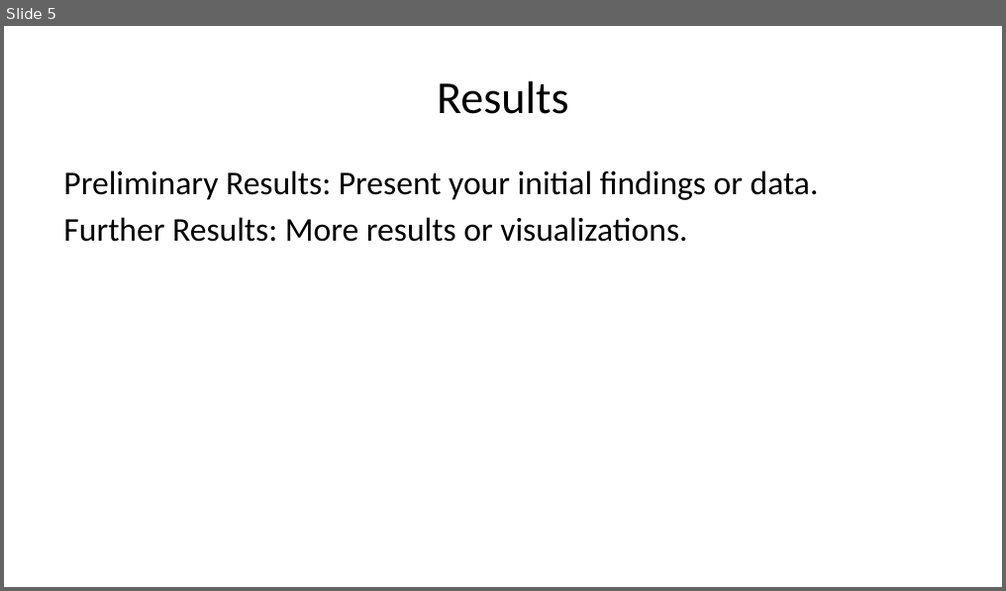
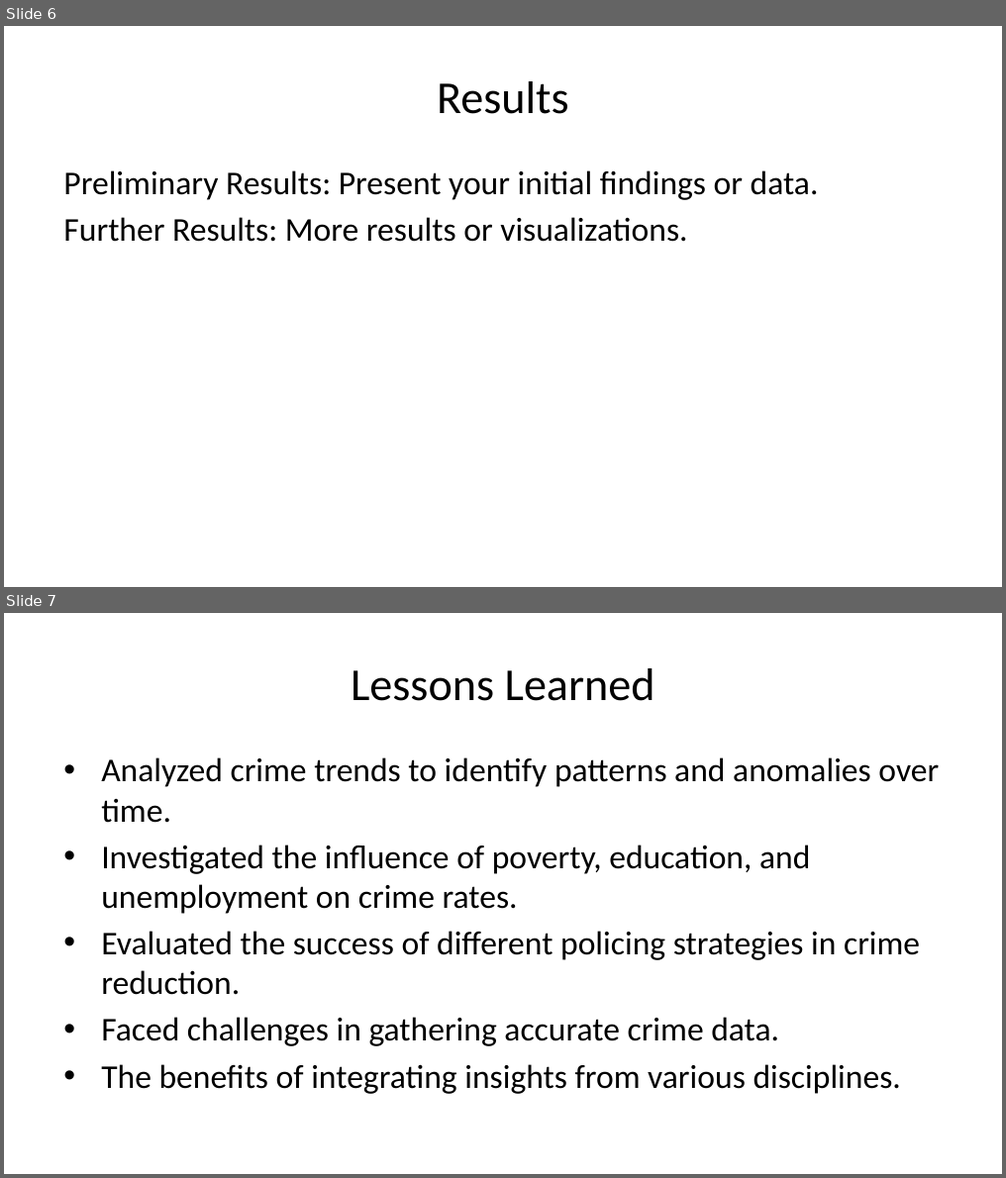
Before and after one commit to ameeraattiah/projectPPT, a slide deck: projectPPT.pptx. Shown one above the other, each under a label of ours: slide 5 before the commit, slides 6 and 7 after it. The pictures are 1006x591 and 1006x1178 pixels, drawn with LibreOffice and Linux fonts; fonts in the diff are those of the drawing. Boxes give left, top, right and bottom in pixels: in the first picture for what was removed or moved away, otherwise in the second. Text is boxed around its words. In the diff, an @@ line names an element or a change of style, - is before the commit and + after.

```diff
--- a/projectPPT.pptx
+++ b/projectPPT.pptx
@@ slide 7 added at (x1=4, y1=613, x2=1002, y2=1174), background #FFFFFF @@
@@ title added at (x1=350, y1=668, x2=655, y2=701), 33 pt, text #000000 @@
+Lessons Learned
@@ text added at (x1=101, y1=758, x2=939, y2=1094), 24 pt, text #000000 @@
+• Analyzed crime trends to identify patterns and anomalies over time.
+• Investigated the influence of poverty, education, and unemployment on crime rates.
+• Evaluated the success of different policing strategies in crime reduction.
+• Faced challenges in gathering accurate crime data.
+• The benefits of integrating insights from various disciplines.
@@ what was slide 5 is now slide 6 @@
```
Also in this commit, not shown: 1 slide changed, 3 other slides added, 2 slides removed, 1 other file.
